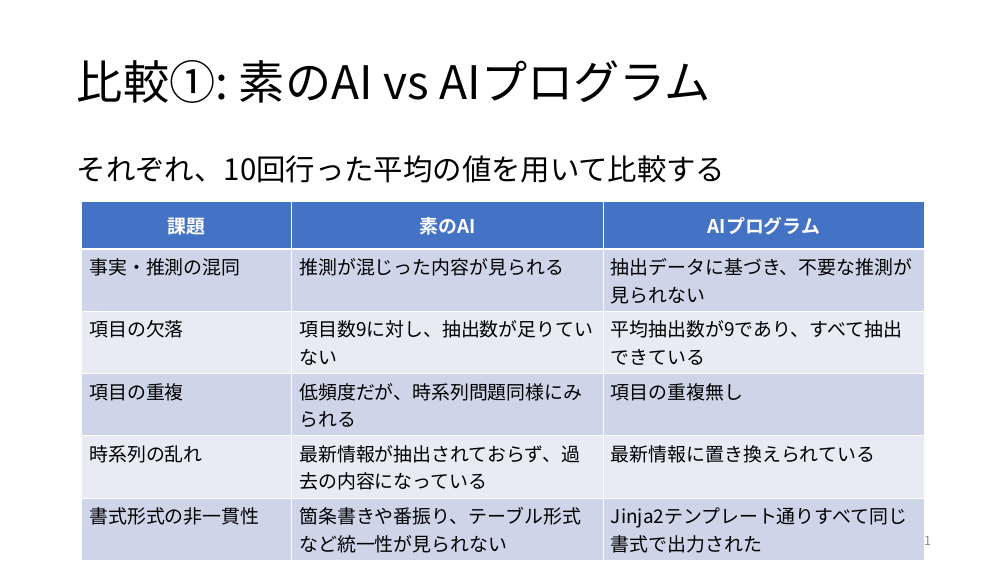
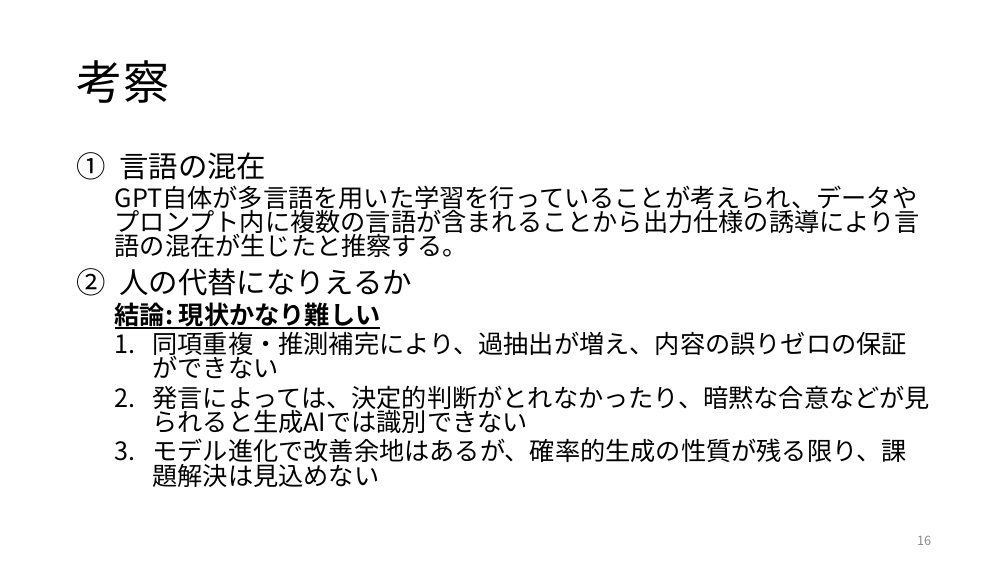
Before and after one commit to RyutoIida/edu, a slide deck: slide 16 of paper/卒論.pptx (slide 11 before the commit). Drawn at 1008x567 pixels with LibreOffice and Linux fonts; fonts in the diff are those of the drawing. Boxes give left, top, right and bottom in pixels: in the first picture for what was removed or moved away, otherwise in the second. Text is boxed around its words. In the diff, an @@ line names an element or a change of style, - is before the commit and + after.

```diff
--- a/paper/卒論.pptx
+++ b/paper/卒論.pptx
@@ title at (x1=77, y1=60, x2=169, y2=103): text changed @@
-比較①: 素のAI vs AIプログラム
+考察
@@ text at (x1=115, y1=152, x2=930, y2=487): text changed; size 28 to 24 pt @@
-それぞれ、10回行った平均の値を用いて比較する
+1. 言語の混在
+  GPT自体が多言語を用いた学習を行っていることが考えられ、データやプロンプト内に複数の言語が含まれることから出力仕様の誘導により言語の混在が生じたと推察する。
+2. 人の代替になりえるか
+  結論: 現状かなり難しい
+  1. 同項重複・推測補完により、過抽出が増え、内容の誤りゼロの保証ができない
+  2. 発言によっては、決定的判断がとれなかったり、暗黙な合意などが見られると生成AIでは識別できない
+  3. モデル進化で改善余地はあるが、確率的生成の性質が残る限り、課題解決は見込めない
@@ table removed at (x1=82, y1=201, x2=925, y2=557), 6 rows, 3 columns @@
-課題 | 素のAI | AIプログラム
-事実・推測の混同 | 推測が混じった内容が見られる | 抽出データに基づき、不要な推測が見られない
-項目の欠落 | 項目数9に対し、抽出数が足りていない | 平均抽出数が9であり、すべて抽出できている
-項目の重複 | 低頻度だが、時系列問題同様にみられる | 項目の重複無し
-時系列の乱れ | 最新情報が抽出されておらず、過去の内容になっている | 最新情報に置き換えられている
-書式形式の非一貫性 | 箇条書きや番振り、テーブル形式など統一性が見られない | Jinja2テンプレート通りすべて同じ書式で出力された
@@ page number at (x1=917, y1=536, x2=931, y2=545): text changed @@
-11
+16
```
Also in this commit, not shown: 7 other slides changed, 7 slides added, 4 slides removed.
